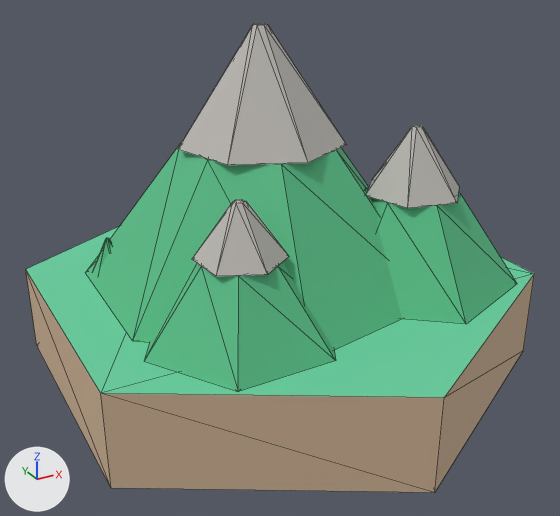
Renders of the glTF model SanguoSLG.Game/assets/models/mountain-small.glb from each side of a commit.
One viewpoint serves both versions: a 50 mm camera at (-0.77, -1.407, 0.936) aimed at (-0.021, -0.046, 0.255). Lighting does not change. The marker at lower left points along +X, +Y and +Z. The older version comes first. Mesh edges are drawn as thin lines. Where no turn or scale is listed for an object, it has been applied to the vertices. Vertices at exactly the same position are counted once.

Before the edit, the objects in view are built like this:
```python
ob_base = bpy.data.objects.new('base', me_cylinder)
ob_base.location = (0.0, 0.0, 0.1)
ob_main_rock = bpy.data.objects.new('main_rock', me_cone_001)
ob_main_rock.location = (-0.03, 0.02, 0.62)
ob_main_slope = bpy.data.objects.new('main_slope', me_cone)
ob_main_slope.location = (-0.03, 0.02, 0.35)
ob_side1_rock = bpy.data.objects.new('side1_rock', me_cone_003)
ob_side1_rock.location = (0.24, -0.16, 0.47)
ob_side1_slope = bpy.data.objects.new('side1_slope', me_cone_002)
ob_side1_slope.location = (0.24, -0.16, 0.3)
ob_side2_rock = bpy.data.objects.new('side2_rock', me_cone_005)
ob_side2_rock.location = (-0.2, -0.22, 0.415)
ob_side2_slope = bpy.data.objects.new('side2_slope', me_cone_004)
ob_side2_slope.location = (-0.2, -0.22, 0.28)
```
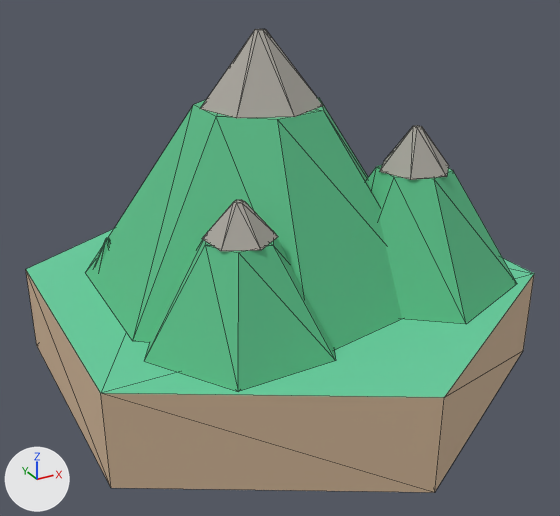
Where the newer file only moved an object's origin or applied its transform, the numbers keep the older frame.

The change, as a list of edits to the scene's bpy script:
```text
Change mat_rock:
    mat_rock.base_color: (0.5, 0.48, 0.45) -> (0.4, 0.38, 0.34)  # grey #bcb8b3 -> grey #aaa69e
Change me_cone:
    remove me_cone.from_pydata(...)  # 14 vertices, 24 faces; spans x -0.365..0.4, y -0.388..0.392, z -0.15..0.15
    add me_cone.from_pydata(...)  # 14 vertices, 24 faces; spans x -0.365..0.4, y -0.388..0.392, z -0.15..0.23
    me_cone part 1
    me_cone.vertices[1].co: (-0.034, 0.167, 0.15) -> (-0.028, 0.137, 0.23)
    me_cone.vertices[3].co: (0.109, 0.13, 0.15) -> (0.09, 0.107, 0.23)
    me_cone.vertices[5].co: (0.17, -0.004, 0.15) -> (0.14, -0.003, 0.23)  # not seen -> pixel (319, 97)
    me_cone.vertices[7].co: (0.103, -0.135, 0.15) -> (0.085, -0.112, 0.23)  # pixel (336, 150) -> pixel (323, 110)
    me_cone.vertices[9].co: (-0.042, -0.165, 0.15) -> (-0.034, -0.136, 0.23)  # pixel (281, 164) -> pixel (277, 119)
    me_cone.vertices[11].co: (-0.155, -0.07, 0.15) -> (-0.128, -0.058, 0.23)  # pixel (207, 160) -> pixel (216, 116)
    me_cone.vertices[13].co: (-0.151, 0.077, 0.15) -> (-0.125, 0.064, 0.23)  # pixel (180, 142) -> pixel (193, 104)
Change me_cone_001:
    remove me_cone_001.from_pydata(...)  # 14 vertices, 24 faces; spans x -0.177..0.173, y -0.18..0.166, z -0.12..0.12
    add me_cone_001.from_pydata(...)  # 14 vertices, 24 faces; spans x -0.128..0.125, y -0.13..0.12, z -0.075..0.075
    me_cone_001 part 2: 14 of 14 vertices moved; they spanned x -0.177..0.173, y -0.18..0.166, z -0.12..0.12 and now span x -0.128..0.125, y -0.13..0.12, z -0.075..0.075; mean shift (0.0, 0.0, 0.0)
Change me_cone_002:
    remove me_cone_002.from_pydata(...)  # 12 vertices, 20 faces; spans x -0.223..0.223, y -0.237..0.237, z -0.1..0.1
    add me_cone_002.from_pydata(...)  # 12 vertices, 20 faces; spans x -0.223..0.223, y -0.237..0.237, z -0.1..0.15
    me_cone_002 part 3
    me_cone_002.vertices[1].co: (-0.078, 0.062, 0.1) -> (-0.063, 0.05, 0.15)  # pixel (365, 188) -> pixel (376, 166)
    me_cone_002.vertices[3].co: (0.015, 0.099, 0.1) -> (0.012, 0.079, 0.15)
    me_cone_002.vertices[5].co: (0.093, 0.037, 0.1) -> (0.074, 0.029, 0.15)
    me_cone_002.vertices[7].co: (0.078, -0.062, 0.1) -> (0.063, -0.05, 0.15)  # pixel (460, 193) -> pixel (453, 170)
    me_cone_002.vertices[9].co: (-0.015, -0.099, 0.1) -> (-0.012, -0.079, 0.15)  # pixel (437, 205) -> pixel (434, 179)
    me_cone_002.vertices[11].co: (-0.093, -0.037, 0.1) -> (-0.074, -0.029, 0.15)  # pixel (387, 203) -> pixel (394, 177)
Change me_cone_003:
    remove me_cone_003.from_pydata(...)  # 12 vertices, 20 faces; spans x -0.107..0.107, y -0.105..0.105, z -0.07..0.07
    add me_cone_003.from_pydata(...)  # 12 vertices, 20 faces; spans x -0.078..0.078, y -0.076..0.076, z -0.045..0.045
    me_cone_003 part 4: 12 of 12 vertices moved; they spanned x -0.107..0.107, y -0.105..0.105, z -0.07..0.07 and now span x -0.078..0.078, y -0.076..0.076, z -0.045..0.045; mean shift (0.0, 0.0, 0.0)
Change me_cone_004:
    remove me_cone_004.from_pydata(...)  # 12 vertices, 20 faces; spans x -0.2..0.2, y -0.176..0.176, z -0.08..0.08
    add me_cone_004.from_pydata(...)  # 12 vertices, 20 faces; spans x -0.2..0.2, y -0.176..0.176, z -0.08..0.12
    me_cone_004 part 5
    me_cone_004.vertices[1].co: (-0.08, -0.002, 0.08) -> (-0.07, -0.002, 0.12)  # pixel (201, 266) -> pixel (205, 245)
    me_cone_004.vertices[3].co: (-0.042, 0.068, 0.08) -> (-0.037, 0.06, 0.12)  # not seen -> pixel (208, 230)
    me_cone_004.vertices[5].co: (0.038, 0.07, 0.08) -> (0.033, 0.062, 0.12)
    me_cone_004.vertices[7].co: (0.08, 0.002, 0.08) -> (0.07, 0.002, 0.12)  # not seen -> pixel (273, 230)
    me_cone_004.vertices[9].co: (0.042, -0.068, 0.08) -> (0.037, -0.06, 0.12)  # pixel (278, 266) -> pixel (273, 245)
    me_cone_004.vertices[11].co: (-0.038, -0.07, 0.08) -> (-0.033, -0.062, 0.12)  # pixel (238, 276) -> pixel (238, 252)
Change me_cone_005:
    remove me_cone_005.from_pydata(...)  # 12 vertices, 20 faces; spans x -0.082..0.082, y -0.09..0.09, z -0.055..0.055
    add me_cone_005.from_pydata(...)  # 12 vertices, 20 faces; spans x -0.064..0.064, y -0.07..0.07, z -0.035..0.035
    me_cone_005 part 6: the whole mesh is scaled about its middle by (0.779, 0.779, 0.636)
Change ob_main_rock:
    ob_main_rock.location: (-0.03, 0.02, 0.62) -> (-0.03, 0.02, 0.655)
Change ob_side1_rock:
    ob_side1_rock.location: (0.24, -0.16, 0.47) -> (0.24, -0.16, 0.495)
Change ob_side2_rock:
    ob_side2_rock.location: (-0.2, -0.22, 0.415) -> (-0.2, -0.22, 0.435)
```

Changed parts and their boxes [x1, y1, x2, y2] in the pictures (560 x 516 px):
'main_slope', reshaped (22% taller): before [86, 142, 402, 350]; after [86, 97, 402, 350]
'side2_slope', reshaped: before [145, 262, 336, 392]; after [145, 231, 336, 392]
'side1_slope', reshaped (17% taller): before [366, 188, 517, 324]; after [367, 165, 517, 324]
'main_rock', recoloured, reshaped, moved (27% narrower, 37% shorter): before [178, 24, 346, 165]; after [200, 29, 323, 118]
'side1_rock', recoloured, reshaped, moved (24% narrower, 33% shorter): before [366, 125, 459, 208]; after [379, 125, 449, 180]
'side2_rock', recoloured, moved, rescaled (21% narrower, 32% shorter): before [192, 200, 289, 276]; after [202, 200, 278, 251]
